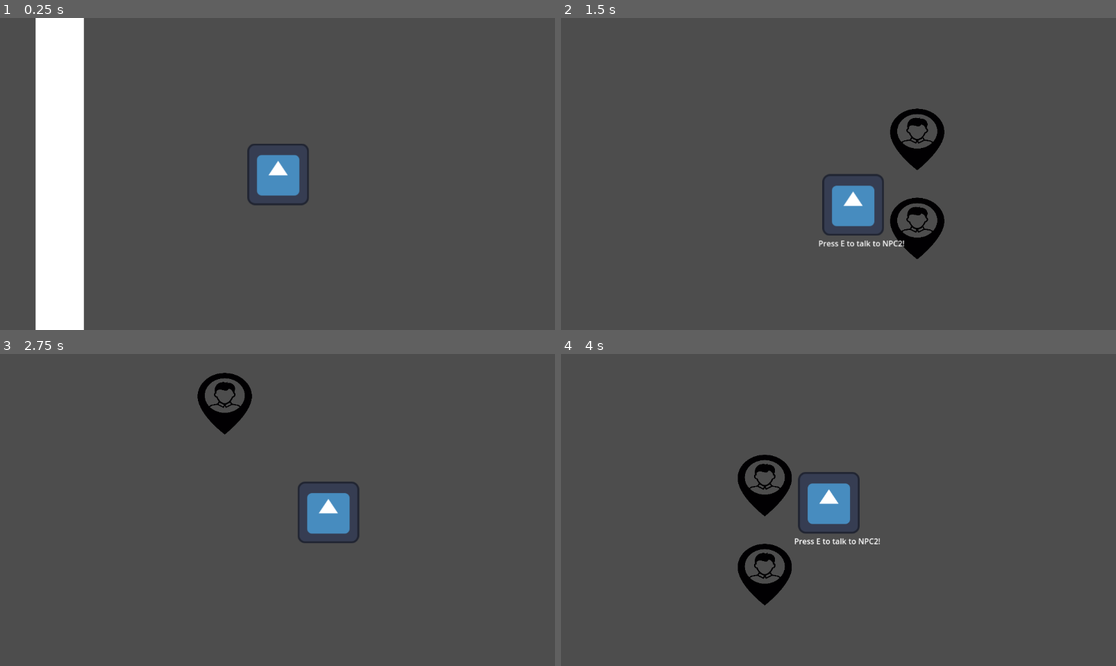
Above: before the commit, frames 1-4 (two rows, left to right).
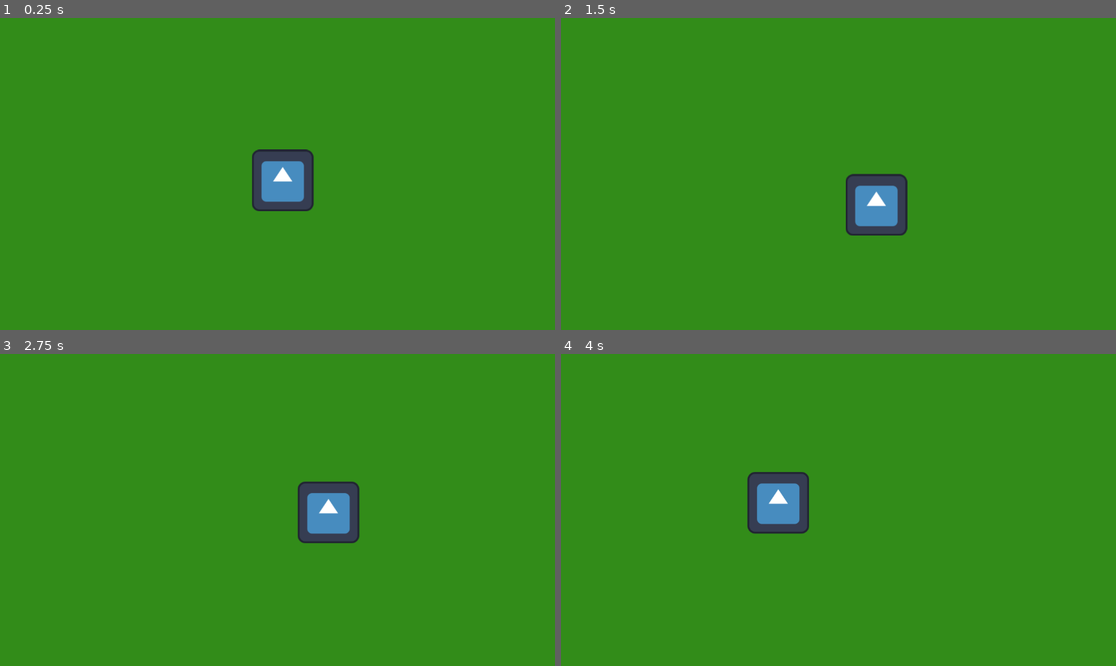
Above: after the commit, the same moments.

Repository: Skyepulse/LudumDare55Matelou
Game: Godot game, scene res://Scenes/mainScene.tscn
The game is run twice, just before and just after one commit, with the same random seed, the same clock (stepped at 60 frames per second) and the same inputs. Before the commit the project starts from res://Scenes/maeltestscene.tscn. The engine's default icon, where the game draws it, is replaced by a stand-in: a white triangle on a blue panel in a dark square.
Inputs:
- Up to frame 1 (0.25 s): no input
- Up to frame 2 (1.5 s): hold D (move_right) 0.53-1.28 s; hold Shift (dash) 0.53-1.28 s; tap E (interact) at 1.25, 1.35 s; hold S (move_down) from 1.28 s (still down)
- Up to frame 3 (2.75 s): tap E (interact) at 2 s; release S (move_down) at 2.03 s; hold D (move_right) from 2.03 s (still down); hold Shift (dash) from 2.03 s (still down)
- Up to frame 4 (4 s): release D (move_right) at 2.78 s; release Shift (dash) at 2.78 s; hold W (move_up) 2.78-3.53 s; tap E (interact) at 2.85 s; hold A (move_left) from 3.53 s (still down); hold Shift (dash) from 3.53 s (still down)

The runs differ from the first frame. In frame 1, 99% of the frame differs, in the area x 0-100%, y 0-100%; in frame 2, 99%; in frame 3, 98%; in frame 4, 99%.

Commit message:
tested tilemap + movement

Diff:
--- a/Scenes/mainScene.tscn
+++ b/Scenes/mainScene.tscn
@@ -1,7 +1,15 @@
-[gd_scene load_steps=2 format=3 uid="uid://bat355yqjpxwa"]
+[gd_scene load_steps=3 format=3 uid="uid://bat355yqjpxwa"]
 
 [ext_resource type="PackedScene" uid="uid://db7r2gogo5b78" path="res://Scenes/map_main_node.tscn" id="1_awtvf"]
+[ext_resource type="PackedScene" uid="uid://casvlyfugxq2v" path="res://Scenes/player.tscn" id="2_0ef22"]
 
 [node name="mainScene" type="Node2D"]
 
 [node name="mapMainNode" parent="." instance=ExtResource("1_awtvf")]
+scale = Vector2(4, 4)
+
+[node name="CharacterBody2D" parent="." node_paths=PackedStringArray("camera") instance=ExtResource("2_0ef22")]
+position = Vector2(32, 40)
+camera = NodePath("../MainCamera")
+
+[node name="MainCamera" type="Camera2D" parent="."]
--- a/Scenes/map_main_node.tscn
+++ b/Scenes/map_main_node.tscn
@@ -172,8 +172,7 @@
 
 [sub_resource type="TileSet" id="TileSet_5otg7"]
 tile_size = Vector2i(32, 32)
-physics_layer_0/collision_layer = 1
-physics_layer_0/collision_mask = 0
+physics_layer_0/collision_layer = 16
 sources/1 = SubResource("TileSetAtlasSource_g3lxp")
 
 [node name="mapMainNode" type="Node2D"]
@@ -181,6 +180,7 @@
 [node name="TileMap" type="TileMap" parent="."]
 position = Vector2(-10, -153)
 tile_set = SubResource("TileSet_5otg7")
+collision_visibility_mode = 1
 format = 2
 layer_0/name = "background"
 layer_0/tile_data = PackedInt32Array(-65536, 65537, 1, -1, 65537, 1, -3, 65537, 1, -2, 65537, 1, -4, 65537, 1, -6, 6553 …(33805 unchanged characters)…
--- a/Scenes/player.tscn
+++ b/Scenes/player.tscn
@@ -12,7 +12,7 @@
 [sub_resource type="LabelSettings" id="LabelSettings_fs2p4"]
 
 [node name="CharacterBody2D" type="CharacterBody2D"]
-collision_mask = 6
+collision_mask = 22
 script = ExtResource("1_44jrm")
 
 [node name="CollisionShape2D" type="CollisionShape2D" parent="."]
--- a/project.godot
+++ b/project.godot
@@ -11,7 +11,7 @@
 [application]
 
 config/name="LudumDare55"
-run/main_scene="res://Scenes/maeltestscene.tscn"
+run/main_scene="res://Scenes/mainScene.tscn"
 config/features=PackedStringArray("4.2", "Forward Plus")
 config/icon="res://icon.svg"
 
@@ -58,3 +58,4 @@
 2d_physics/layer_2="collisions"
 2d_physics/layer_3="NPC"
 2d_physics/layer_4="walkable"
+2d_physics/layer_5="not_walkable"
